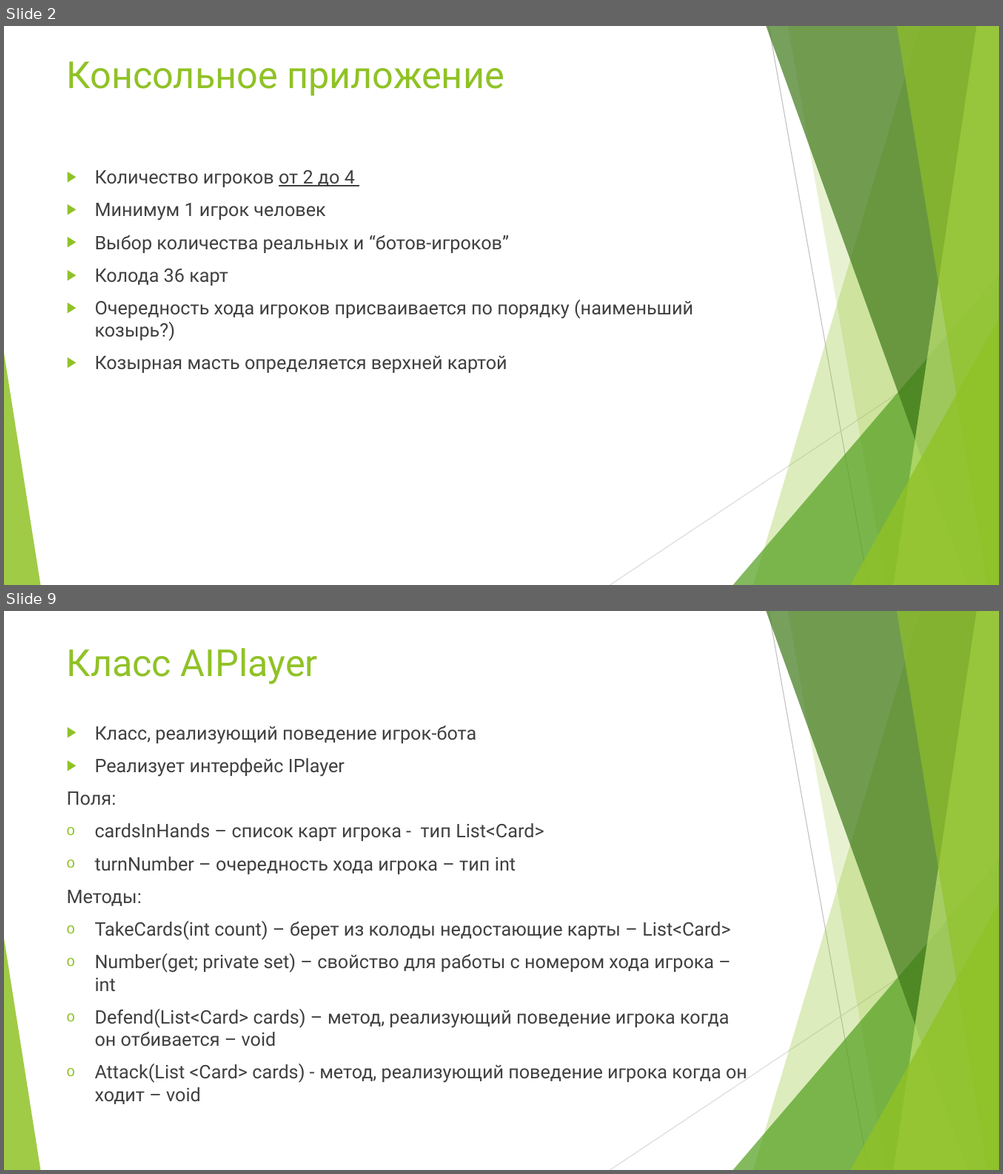
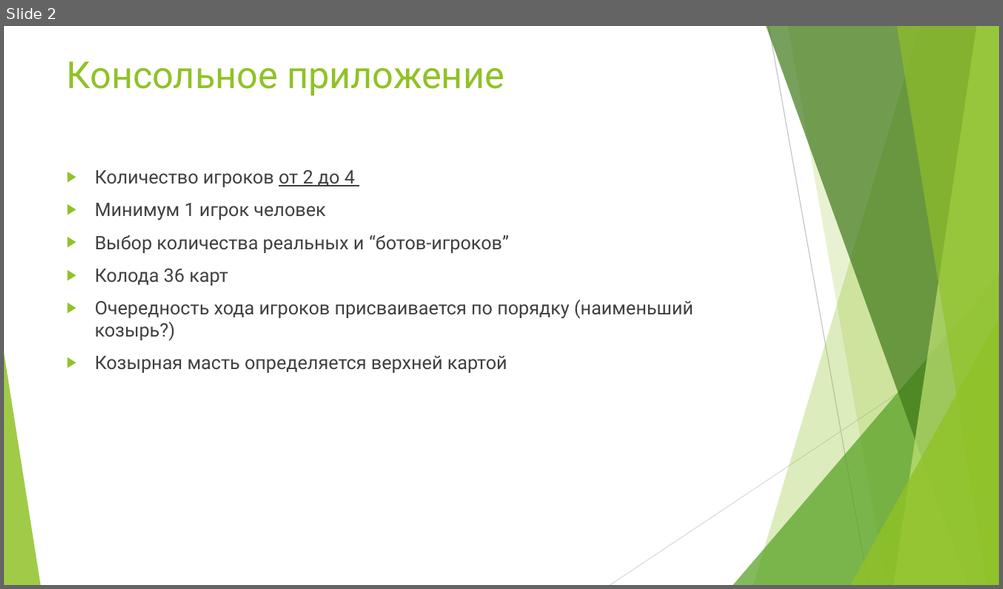
Before and after one commit to Stebusha/TheFool, a slide deck: Docs/Учебный проект по ООП.pptx. Shown one above the other, each under a label of ours: slides 2 and 9 before the commit, slide 2 after it; the slides between them are not shown. The pictures are 1003x1174 and 1003x589 pixels, drawn with LibreOffice and Linux fonts; fonts in the diff are those of the drawing. Boxes give left, top, right and bottom in pixels: in the first picture for what was removed or moved away, otherwise in the second. Text is boxed around its words. In the diff, an @@ line names an element or a change of style, - is before the commit and + after.

```diff
--- a/Docs/Учебный проект по ООП.pptx
+++ b/Docs/Учебный проект по ООП.pptx
@@ slide 9 removed at [4, 611, 999, 1170], background #FFFFFF; not listed: 10 template elements that a slide beside it also shows @@
@@ title removed at [67, 648, 318, 684] @@
-Класс AIPlayer
@@ text removed at [67, 726, 747, 1105] @@
-▶ Класс, реализующий поведение игрок-бота
-▶ Реализует интерфейс IPlayer
-Поля:
-o cardsInHands – список карт игрока - тип List<Card>
-o turnNumber – очередность хода игрока – тип int
-Методы:
-o TakeCards(int count) – берет из колоды недостающие карты – List<Card>
-o Number(get; private set) – свойство для работы с номером хода игрока – int
-o Defend(List<Card> cards) – метод, реализующий поведение игрока когда он отбивается – void
-o Attack(List <Card> cards) - метод, реализующий поведение игрока когда он ходит – void
```
Also in this commit, not shown: 5 slides changed, 9 slides added, 2 other slides removed, 2 other files.
